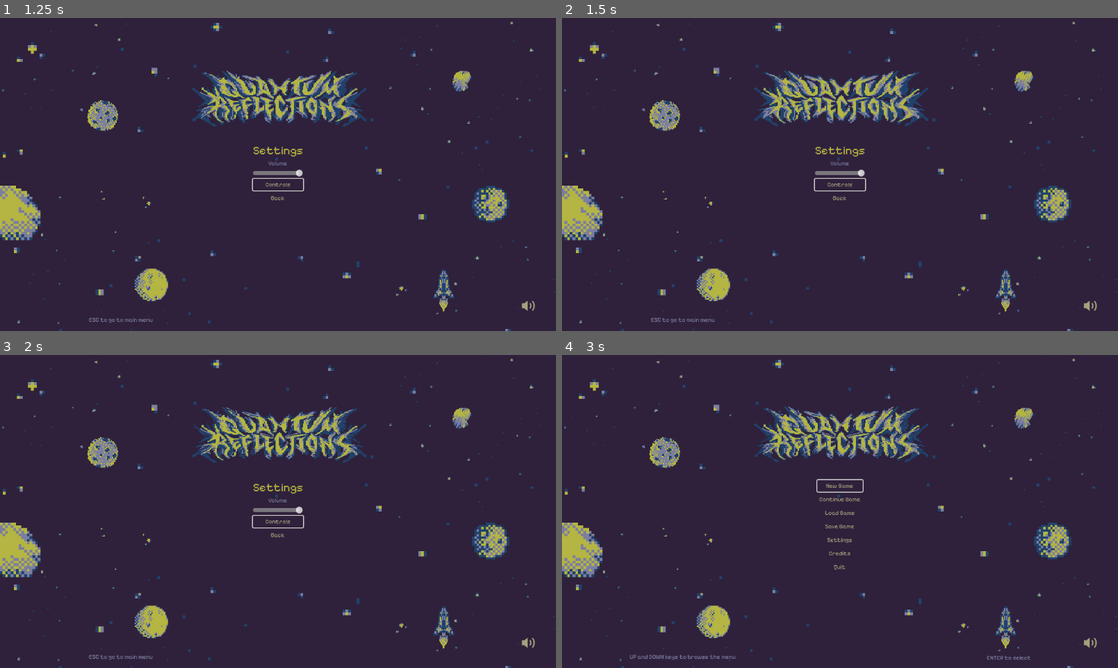
Above: before the commit, frames 1-4 (two rows, left to right).
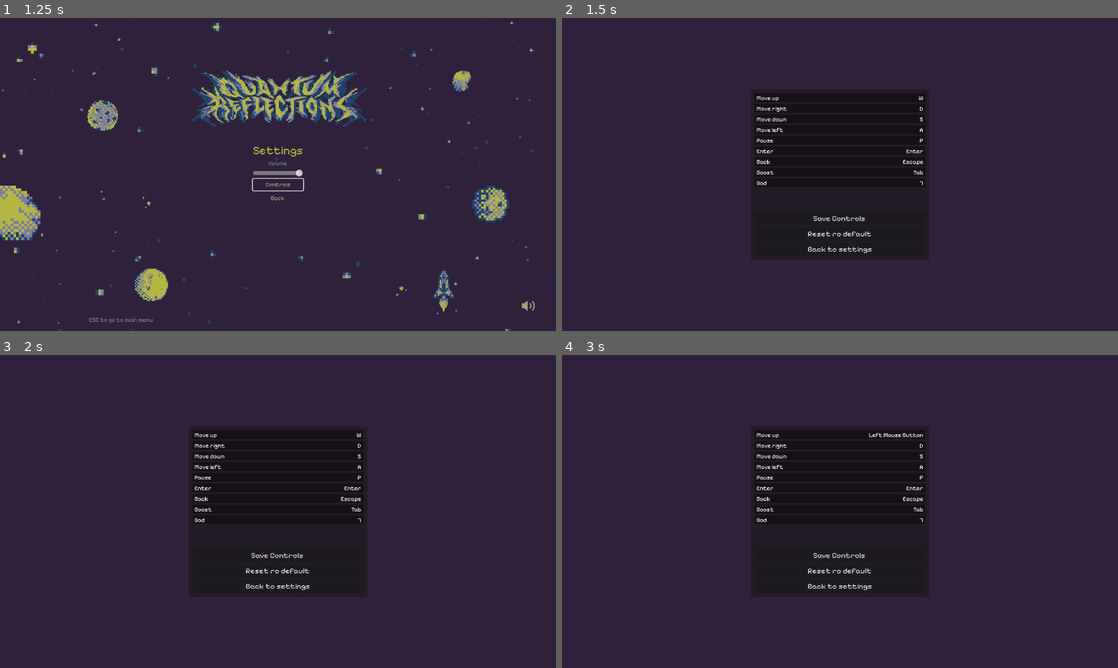
Above: after the commit, the same moments.

Repository: iparosds/Quantum-Reflections
Game: Godot game, scene res://scenes/menu.tscn
The game is run twice, just before and just after one commit, with the same random seed, the same clock (stepped at 60 frames per second) and the same inputs.
Inputs (mouse positions are in pixels of both pictures, inside the frame that each line leads up to):
- Up to frame 1 (1.25 s): click "Settings" at 0.5 s
- Up to frame 2 (1.5 s): click "Controls" at 1.25 s
- Up to frame 3 (2 s): no input
- Up to frame 4 (3 s): click (840, 433) at 2.02 s; click (840, 536) at 2.75 s, where only the run before the commit has a clickable "Back"

Frame 1 is identical in both runs. In frame 2, 17% of the frame differs, in the area x 0-100%, y 0-100%; in frame 3, 17%; in frame 4, 17%.

Commit message:
permitir que o usuário modifique os atalhos do jogo [issue : #19]

Diff:
--- a/project.godot
+++ b/project.godot
@@ -31,33 +31,27 @@
 move_left={
 "deadzone": 0.5,
 "events": [Object(InputEventKey,"resource_local_to_scene":false,"resource_name":"","device":-1,"window_id":0,"alt_press …(191 unchanged characters)…
-, Object(InputEventKey,"resource_local_to_scene":false,"resource_name":"","device":-1,"window_id":0,"alt_pressed":false,"shift_pressed":false,"ctrl_pressed":false,"meta_pressed":false,"pressed":false,"keycode":0,"physical_keycode":4194319,"key_label":0,"unicode":0,"location":0,"echo":false,"script":null)
 ]
 }
 move_right={
 "deadzone": 0.5,
-"events": [Object(InputEventKey,"resource_local_to_scene":fa …(140 unchanged characters)… d":false,"keycode":0,"physical_keycode":4194321,"key_label":0,"unicode":0,"location":0,"echo":false,"script":null)
-, Object(InputEventKey,"resource_local_to_scene":false,"reso …(131 unchanged characters)… d":false,"keycode":0,"physical_keycode":68,"key_label":0,"unicode":100,"location":0,"echo":false,"script":null)
+"events": [Object(InputEventKey,"resource_local_to_scene":fa …(140 unchanged characters)… d":false,"keycode":0,"physical_keycode":68,"key_label":0,"unicode":100,"location":0,"echo":false,"script":null)
+, Object(InputEventKey,"resource_local_to_scene":false,"reso …(131 unchanged characters)… d":false,"keycode":0,"physical_keycode":4194321,"key_label":0,"unicode":0,"location":0,"echo":false,"script":null)
 ]
 }
 move_up={
 "deadzone": 0.5,
-"events": [Object(InputEventKey,"resource_local_to_scene":fa …(140 unchanged characters)… d":false,"keycode":0,"physical_keycode":4194320,"key_label":0,"unicode":0,"location":0,"echo":false,"script":null)
-, Object(InputEventKey,"resource_local_to_scene":false,"resource_name":"","device":-1,"window_id":0,"alt_pressed":false,"shift_pressed":false,"ctrl_pressed":false,"meta_pressed":false,"pressed":false,"keycode":0,"physical_keycode":87,"key_label":0,"unicode":119,"location":0,"echo":false,"script":null)
-, Object(InputEventKey,"resource_local_to_scene":false,"resource_name":"","device":-1,"window_id":0,"alt_pressed":false,"shift_pressed":false,"ctrl_pressed":false,"meta_pressed":false,"pressed":false,"keycode":0,"physical_keycode":32,"key_label":0,"unicode":32,"location":0,"echo":false,"script":null)
+"events": [Object(InputEventKey,"resource_local_to_scene":fa …(140 unchanged characters)… d":false,"keycode":0,"physical_keycode":87,"key_label":0,"unicode":119,"location":0,"echo":false,"script":null)
 ]
 }
 move_down={
 "deadzone": 0.5,
-"events": [Object(InputEventKey,"resource_local_to_scene":fa …(140 unchanged characters)… d":false,"keycode":0,"physical_keycode":4194322,"key_label":0,"unicode":0,"location":0,"echo":false,"script":null)
-, Object(InputEventKey,"resource_local_to_scene":false,"resource_name":"","device":-1,"window_id":0,"alt_pressed":false,"shift_pressed":false,"ctrl_pressed":false,"meta_pressed":false,"pressed":false,"keycode":0,"physical_keycode":83,"key_label":0,"unicode":115,"location":0,"echo":false,"script":null)
-, Object(InputEventKey,"resource_local_to_scene":false,"resource_name":"","device":-1,"window_id":0,"alt_pressed":false,"shift_pressed":false,"ctrl_pressed":false,"meta_pressed":false,"pressed":false,"keycode":0,"physical_keycode":4194326,"key_label":0,"unicode":0,"location":0,"echo":false,"script":null)
+"events": [Object(InputEventKey,"resource_local_to_scene":fa …(140 unchanged characters)… d":false,"keycode":0,"physical_keycode":83,"key_label":0,"unicode":115,"location":0,"echo":false,"script":null)
 ]
 }
 pause={
 "deadzone": 0.5,
-"events": [Object(InputEventKey,"resource_local_to_scene":fa …(140 unchanged characters)… d":false,"keycode":0,"physical_keycode":4194330,"key_label":0,"unicode":0,"location":0,"echo":false,"script":null)
-, Object(InputEventKey,"resource_local_to_scene":false,"resource_name":"","device":-1,"window_id":0,"alt_pressed":false,"shift_pressed":false,"ctrl_pressed":false,"meta_pressed":false,"pressed":false,"keycode":0,"physical_keycode":80,"key_label":0,"unicode":112,"location":0,"echo":false,"script":null)
+"events": [Object(InputEventKey,"resource_local_to_scene":fa …(140 unchanged characters)… d":false,"keycode":0,"physical_keycode":80,"key_label":0,"unicode":112,"location":0,"echo":false,"script":null)
 ]
 }
 enter={
@@ -73,7 +67,6 @@
 boost={
 "deadzone": 0.5,
 "events": [Object(InputEventKey,"resource_local_to_scene":false,"resource_name":"","device":-1,"window_id":0,"alt_press …(195 unchanged characters)…
-, Object(InputEventMouseButton,"resource_local_to_scene":false,"resource_name":"","device":-1,"window_id":0,"alt_pressed":false,"shift_pressed":false,"ctrl_pressed":false,"meta_pressed":false,"button_mask":0,"position":Vector2(0, 0),"global_position":Vector2(0, 0),"factor":1.0,"button_index":1,"canceled":false,"pressed":false,"double_click":false,"script":null)
 ]
 }
 god={
--- /dev/null
+++ b/scenes/input_button.tscn
@@ -0,0 +1,58 @@
+[gd_scene load_steps=5 format=3 uid="uid://duqt0xpu2vl7s"]
+
+[ext_resource type="FontFile" uid="uid://d3qxk71omhsy" path="res://assets/font/PixelifySans-VariableFont_wght.ttf" id="1_xvydj"]
+
+[sub_resource type="StyleBoxEmpty" id="StyleBoxEmpty_5r1ea"]
+
+[sub_resource type="StyleBoxFlat" id="StyleBoxFlat_8mqh5"]
+bg_color = Color(1, 1, 1, 0.392157)
+
+[sub_resource type="StyleBoxFlat" id="StyleBoxFlat_3dbvh"]
+bg_color = Color(0, 0, 0, 0.392157)
+
+[node name="InputButton" type="Button"]
+custom_minimum_size = Vector2(0, 18)
+anchors_preset = 10
+anchor_right = 1.0
+grow_horizontal = 2
+focus_mode = 0
+theme_override_styles/focus = SubResource("StyleBoxEmpty_5r1ea")
+theme_override_styles/hover = SubResource("StyleBoxFlat_8mqh5")
+theme_override_styles/pressed = SubResource("StyleBoxFlat_8mqh5")
+theme_override_styles/normal = SubResource("StyleBoxFlat_3dbvh")
+
+[node name="MarginContainer" type="MarginContainer" parent="."]
+layout_mode = 1
+anchors_preset = 15
+anchor_right = 1.0
+anchor_bottom = 1.0
+grow_horizontal = 2
+grow_vertical = 2
+theme_override_constants/margin_left = 4
+theme_override_constants/margin_top = 3
+theme_override_constants/margin_right = 4
+theme_override_constants/margin_bottom = 2
+
+[node name="HBoxContainer" type="HBoxContainer" parent="MarginContainer"]
+layout_mode = 2
+
+[node name="LabelAction" type="Label" parent="MarginContainer/HBoxContainer"]
+layout_mode = 2
+mouse_filter = 1
+theme_override_fonts/font = ExtResource("1_xvydj")
+theme_override_font_sizes/font_size = 12
+text = "ACTION NAME"
+vertical_alignment = 1
+
+[node name="Spacer" type="Control" parent="MarginContainer/HBoxContainer"]
+layout_mode = 2
+size_flags_horizontal = 3
+mouse_filter = 1
+
+[node name="LabelInput" type="Label" parent="MarginContainer/HBoxContainer"]
+layout_mode = 2
+mouse_filter = 1
+theme_override_fonts/font = ExtResource("1_xvydj")
+theme_override_font_sizes/font_size = 12
+text = "INPUT KEY"
+vertical_alignment = 1
--- /dev/null
+++ b/scenes/input_settings.tscn
@@ -0,0 +1,93 @@
+[gd_scene load_steps=4 format=3 uid="uid://b8p2uvv30dkp3"]
+
+[ext_resource type="PackedScene" uid="uid://duqt0xpu2vl7s" path="res://scenes/input_button.tscn" id="1_b645d"]
+[ext_resource type="Script" uid="uid://c8nh1wpwg1qo2" path="res://scripts/input_settings.gd" id="1_gubwu"]
+[ext_resource type="FontFile" uid="uid://d3qxk71omhsy" path="res://assets/font/PixelifySans-VariableFont_wght.ttf" id="3_h8qa1"]
+
+[node name="InputSettings" type="Control"]
+layout_mode = 3
+anchors_preset = 15
+anchor_right = 1.0
+anchor_bottom = 1.0
+grow_horizontal = 2
+grow_vertical = 2
+script = ExtResource("1_gubwu")
+
+[node name="PanelContainer" type="PanelContainer" parent="."]
+layout_mode = 1
+anchors_preset = 8
+anchor_left = 0.5
+anchor_top = 0.5
+anchor_right = 0.5
+anchor_bottom = 0.5
+offset_left = -185.0
+offset_top = -176.5
+offset_right = 185.0
+offset_bottom = 176.5
+grow_horizontal = 2
+grow_vertical = 2
+
+[node name="MarginContainer" type="MarginContainer" parent="PanelContainer"]
+layout_mode = 2
+theme_override_constants/margin_left = 8
+theme_override_constants/margin_top = 8
+theme_override_constants/margin_right = 8
+theme_override_constants/margin_bottom = 8
+
+[node name="VBoxContainer" type="VBoxContainer" parent="PanelContainer/MarginContainer"]
+layout_mode = 2
+
+[node name="ScrollContainer" type="ScrollContainer" parent="PanelContainer/MarginContainer/VBoxContainer"]
+layout_mode = 2
+size_flags_vertical = 3
+
+[node name="ActionList" type="VBoxContainer" parent="PanelContainer/MarginContainer/VBoxContainer/ScrollContainer"]
+layout_mode = 2
+size_flags_horizontal = 3
+
+[node name="InputButton" parent="PanelContainer/MarginContainer/VBoxContainer/ScrollContainer/ActionList" instance=ExtResource("1_b645d")]
+layout_mode = 2
+
+[node name="InputButton2" parent="PanelContainer/MarginContainer/VBoxContainer/ScrollContainer/ActionList" instance=ExtResource("1_b645d")]
+layout_mode = 2
+
+[node name="InputButton3" parent="PanelContainer/MarginContainer/VBoxContainer/ScrollContainer/ActionList" instance=ExtResource("1_b645d")]
+layout_mode = 2
+
+[node name="InputButton4" parent="PanelContainer/MarginContainer/VBoxContainer/ScrollContainer/ActionList" instance=ExtResource("1_b645d")]
+layout_mode = 2
+
+[node name="InputButton5" parent="PanelContainer/MarginContainer/VBoxContainer/ScrollContainer/ActionList" instance=ExtResource("1_b645d")]
+layout_mode = 2
+
+[node name="InputButton6" parent="PanelContainer/MarginContainer/VBoxContainer/ScrollContainer/ActionList" instance=ExtResource("1_b645d")]
+layout_mode = 2
+
+[node name="InputButton7" parent="PanelContainer/MarginContainer/VBoxContainer/ScrollContainer/ActionList" instance=ExtResource("1_b645d")]
+layout_mode = 2
+
+[node name="InputButton8" parent="PanelContainer/MarginContainer/VBoxContainer/ScrollContainer/ActionList" instance=ExtResource("1_b645d")]
+layout_mode = 2
+
+[node name="InputButton9" parent="PanelContainer/MarginContainer/VBoxContainer/ScrollContainer/ActionList" instance=ExtResource("1_b645d")]
+layout_mode = 2
+
+[node name="SaveConfigButton" type="Button" parent="PanelContainer/MarginContainer/VBoxContainer"]
+layout_mode = 2
+theme_override_fonts/font = ExtResource("3_h8qa1")
+text = "Save Controls "
+
+[node name="ResetButton" type="Button" parent="PanelContainer/MarginContainer/VBoxContainer"]
+layout_mode = 2
+focus_mode = 0
+theme_override_fonts/font = ExtResource("3_h8qa1")
+text = "Reset ro default"
+
+[node name="BackToSettingsButton" type="Button" parent="PanelContainer/MarginContainer/VBoxContainer"]
+layout_mode = 2
+theme_override_fonts/font = ExtResource("3_h8qa1")
+text = "Back to settings"
+
+[connection signal="pressed" from="PanelContainer/MarginContainer/VBoxContainer/SaveConfigButton" to="." method="_on_save_config_button_pressed"]
+[connection signal="pressed" from="PanelContainer/MarginContainer/VBoxContainer/ResetButton" to="." method="_on_reset_button_pressed"]
+[connection signal="pressed" from="PanelContainer/MarginContainer/VBoxContainer/BackToSettingsButton" to="." method="_on_back_to_settings_button_pressed"]
--- /dev/null
+++ b/scripts/input_settings.gd
@@ -0,0 +1,153 @@
+extends Control
+
+@onready var input_button_scene := preload("res://scenes/input_button.tscn")
+@onready var action_list: VBoxContainer = $PanelContainer/MarginContainer/VBoxContainer/ScrollContainer/ActionList
+
+var is_remapping: bool = false
+var action_to_remap: String = ""
+var remapping_button: Node = null
+const SAVE_PATH := "user://input_settings.cfg"
+
+var input_actions := {
+	"move_up": "Move up",
+	"move_right": "Move right",
+	"move_down": "Move down",
+	"move_left": "Move left",
+	"pause": "Pause",
+	"enter": "Enter",
+	"back": "Back",
+	"boost": "Boost",
+	"god": "God",
+}
+
+func _ready() -> void:
+	_load_input_map()        # aplica do arquivo, se existir
+	_create_action_list()    # só constrói a UI (NÃO reseta o InputMap)
+
+# ---------- UI ----------
+func _create_action_list() -> void:
+	for item in action_list.get_children():
+		item.queue_free()
+
+	for action in input_actions:
+		var button := input_button_scene.instantiate()
+		var action_label := button.find_child("LabelAction")
+		var input_label := button.find_child("LabelInput")
+		action_label.text = input_actions[action]
+
+		var events := InputMap.action_get_events(action)
+		if events.size() > 0:
+			input_label.text = events[0].as_text().trim_suffix(" (Physical)")
+		else:
+			input_label.text = ""
+
+		action_list.add_child(button)
+		button.pressed.connect(_on_input_button_pressed.bind(button, action))
+
+func _on_input_button_pressed(button: Node, action: String) -> void:
+	if not is_remapping:
+		is_remapping = true
+		action_to_remap = action
+		remapping_button = button
+		button.find_child("LabelInput").text = "Press key to bind..."
+
+func _input(event: InputEvent) -> void:
+	if is_remapping and (event is InputEventKey or (event is InputEventMouseButton and event.pressed)):
+		if event is InputEventMouseButton and event.double_click:
+			event.double_click = false
+
+		InputMap.action_erase_events(action_to_remap)
+		InputMap.action_add_event(action_to_remap, event)
+		_update_action_list(remapping_button, event)
+
+		is_remapping = false
+		action_to_remap = ""
+		remapping_button = null
+		accept_event()
+
+func _update_action_list(button: Node, event: InputEvent) -> void:
+	var label := button.find_child("LabelInput")
+	label.text = event.as_text().trim_suffix(" (Physical)")
+
+func _on_reset_button_pressed() -> void:
+	# Volta aos padrões do projeto
+	InputMap.load_from_project_settings()
+	_delete_user_file()
+	_create_action_list()
+
+# ---------- Persistência ----------
+func _save_input_map(clear_file: bool = false) -> void:
+	var cfg := ConfigFile.new()
+	if not clear_file:
+		for action in input_actions.keys():
+			var arr: Array = []
+			for e in InputMap.action_get_events(action):
+				if e is InputEventKey:
+					arr.append({
+						"type": "key",
+						"physical_keycode": e.physical_keycode,
+						"keycode": e.keycode,
+						"alt": e.alt_pressed,
+						"shift": e.shift_pressed,
+						"ctrl": e.ctrl_pressed,
+						"meta": e.meta_pressed,
+					})
+				elif e is InputEventMouseButton:
+					arr.append({
+						"type": "mouse",
+						"button_index": e.button_index,
+					})
+			cfg.set_value("input", action, arr)
+	cfg.save(SAVE_PATH)
+	# DEBUG opcional
+	#print("Salvo em: ", SAVE_PATH)
+
+func _load_input_map() -> void:
+	var cfg := ConfigFile.new()
+	if cfg.load(SAVE_PATH) != OK:
+		return  # primeira execução: nada salvo ainda
+
+	for action in input_actions.keys():
+		if cfg.has_section_key("input", action):
+			InputMap.action_erase_events(action)
+			var arr: Array = cfg.get_value("input", action, [])
+			for d in arr:
+				var ev: InputEvent = null
+				match d.get("type", ""):
+					"key":
+						var k := InputEventKey.new()
+						k.physical_keycode = int(d.get("physical_keycode", 0))
+						k.keycode = int(d.get("keycode", 0))
+						k.alt_pressed = bool(d.get("alt", false))
+						k.shift_pressed = bool(d.get("shift", false))
+						k.ctrl_pressed = bool(d.get("ctrl", false))
+						k.meta_pressed = bool(d.get("meta", false))
+						ev = k
+					"mouse":
+						var m := InputEventMouseButton.new()
+						m.button_index = int(d.get("button_index", 1))
+						ev = m
+				if ev != null:
+					InputMap.action_add_event(action, ev)
+
+# ---------- Utilidades ----------
+func _delete_user_file() -> void:
+	if FileAccess.file_exists(SAVE_PATH):
+		DirAccess.remove_absolute(SAVE_PATH)
+
+# (opcional) logar no console o que está carregado
+func _debug_dump_map() -> void:
+	for action in input_actions.keys():
+		var texts := []
+		for e in InputMap.action_get_events(action):
+			texts.append(e.as_text())
+		print(action, " => ", texts)
+
+
+func _on_save_config_button_pressed() -> void:
+	_save_input_map()
+	print("Configurações de controles salvas em: ", SAVE_PATH)
+
+
+func _on_back_to_settings_button_pressed() -> void:
+	get_tree().change_scene_to_file("res://scenes/settings_menu.tscn")
--- a/scripts/settings_menu.gd
+++ b/scripts/settings_menu.gd
@@ -21,7 +21,7 @@
 
 
 func _on_controls_button_pressed() -> void:
-	pass # Replace with function body.
+	get_tree().change_scene_to_file("res://scenes/input_settings.tscn")
 
 
 func _on_back_pressed() -> void:
Not shown, added: scripts/input_settings.gd.uid
